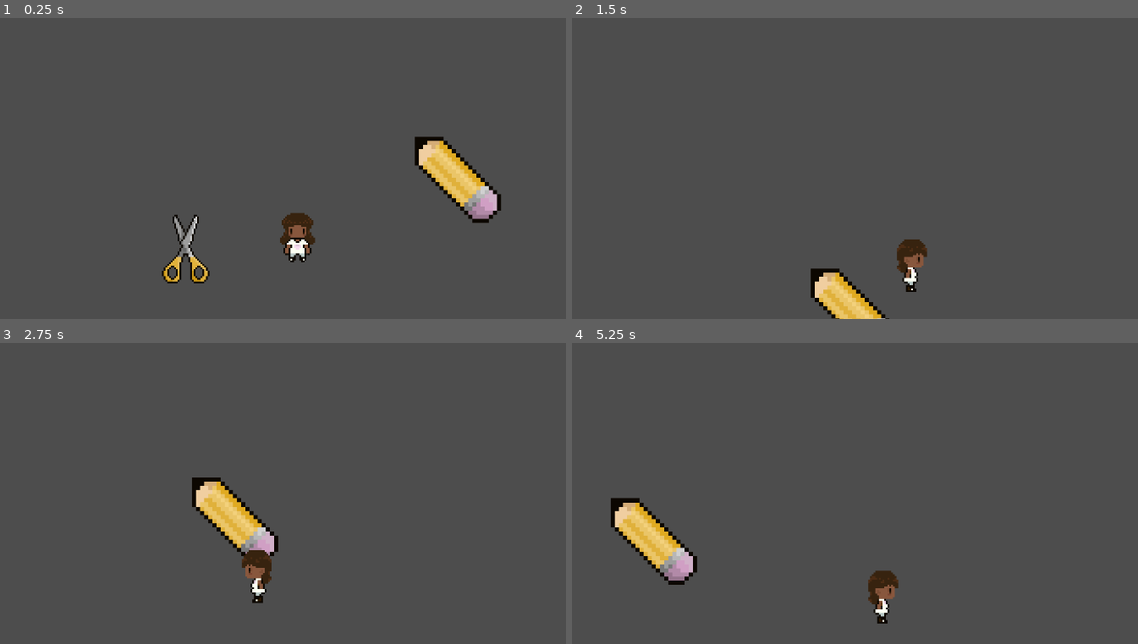
Above: before the commit, frames 1-4 (two rows, left to right).
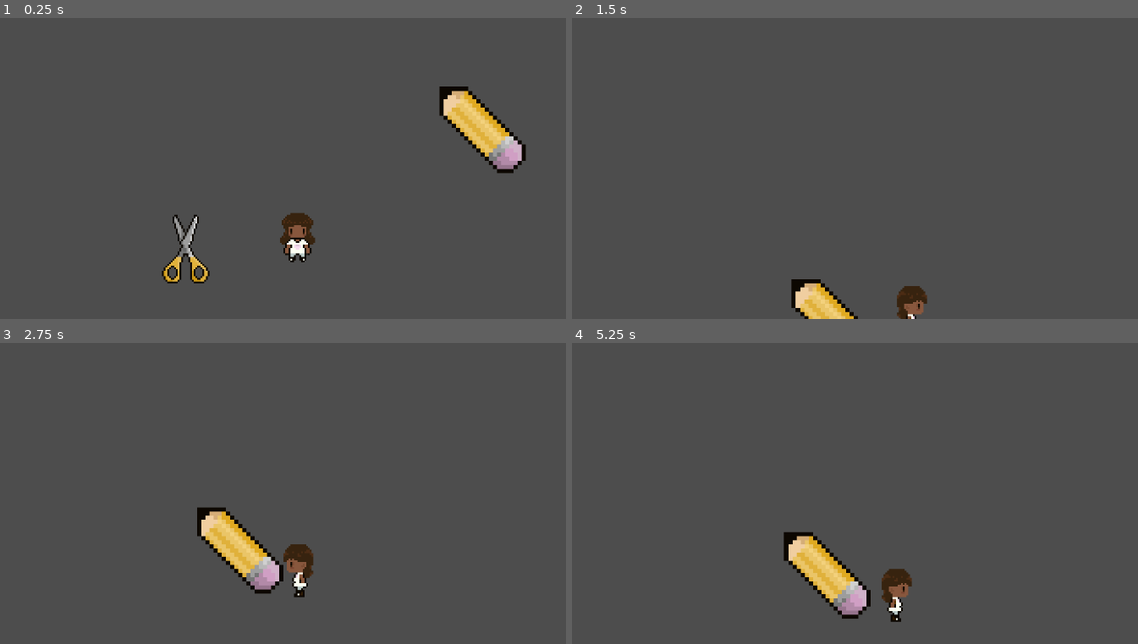
Above: after the commit, the same moments.

Repository: anajshah/Junior_Year_Game
Game: Godot game, scene res://scenes/period_3_boss_battle.tscn
Two runs of this game, one before a commit and one after it. Both use one fixed random seed, a clock stepped at 60 frames per second and the inputs below.
Inputs:
- Up to frame 1 (0.25 s): no input
- Up to frame 2 (1.5 s): tap Enter (ui_accept) at 0.5, 0.77 s; hold Right (ui_right) from 0.53 s (still down); tap Alt at 0.6 s; tap Shift at 1.35 s
- Up to frame 3 (2.75 s): tap Enter (ui_accept) at 1.52 s; release Right (ui_right) at 2.03 s; hold Left (ui_left) from 2.03 s (still down); tap Alt at 2.1 s
- Up to frame 4 (5.25 s): release Left (ui_left) at 2.78 s; hold Right (ui_right) 2.78-4.28 s; tap Shift at 2.85, 4.35 s; tap Enter (ui_accept) at 3.02, 3.77, 4.52 s; tap Alt at 3.6, 5.1 s; hold Left (ui_left) 4.28-5.03 s; hold Right (ui_right) from 5.03 s (still down)

The runs differ from the first frame. In frame 1, 4.5% of the frame differs, in the area x 73-93%, y 22-68%; in frame 2, 2.9%; in frame 3, 4.1%; in frame 4, 5.4%, in the area x 6-61%, y 51-94%.
Error before the commit: Invalid access to property or key 'global_position' on a base object of type 'null instance'. (res://scripts/gatsbys_car.gd:17)

Commit message:
holy moly guess who can kind of do gd hehe the the pencil is able to follow the player and i had a ton of bugs with getting the players position from the gatsbys car script hour 9 complete

Diff:
--- a/scenes/gatsbys_car.tscn
+++ b/scenes/gatsbys_car.tscn
@@ -4,16 +4,19 @@
 [ext_resource type="Texture2D" uid="uid://b5g3uy3qi1g3w" path="res://assets/sprites/pencils/Untitled_Artwork 15.png" id="2_vagbq"]
 
 [sub_resource type="CircleShape2D" id="CircleShape2D_jvv5d"]
-radius = 231.26175
+radius = 162.30835
 
 [node name="Gatsbys_car" type="CharacterBody2D"]
 script = ExtResource("1_vagbq")
 
 [node name="CollisionShape2D" type="CollisionShape2D" parent="."]
-position = Vector2(-246, -266)
+position = Vector2(-133, -157)
 shape = SubResource("CircleShape2D_jvv5d")
 
 [node name="UntitledArtwork15" type="Sprite2D" parent="."]
 position = Vector2(-259, -246.99998)
 scale = Vector2(23.4, 23.4)
 texture = ExtResource("2_vagbq")
+
+[node name="Timer" type="Timer" parent="."]
+wait_time = 2.0
--- a/scenes/period_3_boss_battle.tscn
+++ b/scenes/period_3_boss_battle.tscn
@@ -17,7 +17,7 @@
 shape = SubResource("WorldBoundaryShape2D_pacw4")
 
 [node name="Gatsbys_car" parent="." instance=ExtResource("1_un7mv")]
-position = Vector2(115.99999, -37)
+position = Vector2(155.00002, -94)
 scale = Vector2(0.1, 0.1)
 
 [node name="Player" parent="." instance=ExtResource("2_af0un")]
--- a/scripts/gatsbys_car.gd
+++ b/scripts/gatsbys_car.gd
@@ -1,24 +1,32 @@
 extends CharacterBody2D
 
-@onready var player = $Player
-var player_x: float
+const SPEED = 100.0
+@onready var timer: Timer = $Timer
 
-const SPEED = 300.0
-const JUMP_VELOCITY = -400.0
-var player_pos: Vector2
+var player_pos: float
+var other_pos: float
+var player: CharacterBody2D
+
+func _ready():
+	var scene_root = get_tree().current_scene
+	player = scene_root.get_node_or_null("Player")
 
 func _physics_process(delta: float) -> void:
-	# Add the gravity.
 	if not is_on_floor():
 		velocity += get_gravity() * delta
+	var direction = 0
+	player_pos = global_position.x
+	other_pos = player.global_position.x
 
-	player_pos = global_position
-	#print (player_pos)
-	player_x = player.global_position.x
-	print(player_x)
-	#if direction:
-		#velocity.x = direction * SPEED
-	#else:
-		#velocity.x = move_toward(velocity.x, 0, SPEED)
+	if (other_pos - player_pos)<0:
+		direction = -1
+		print("move left")
+	elif (other_pos - player_pos)>0:
+		direction = 1
+		print("move right")
+
+
+
+	velocity.x = direction * SPEED
 
 	move_and_slide()
